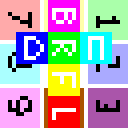
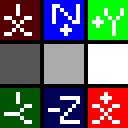
Layers edited between the first and the second 128×128 image:
hid "text", painted on it over left=8, top=8, right=120, bottom=120
added layer "-X" above "+X" over left=4, top=4, right=32, bottom=36
added layer "+X" above "-Y" over left=92, top=92, right=120, bottom=124
added layer "-Y" above "+Y" over left=4, top=92, right=32, bottom=124
added layer "+Y" above "-Z" over left=92, top=8, right=124, bottom=36
added layer "-Z" above "+Z" over left=48, top=96, right=80, bottom=124
added layer "+Z" above "Visible" over left=52, top=4, right=80, bottom=36
hid "colors", painted on it over left=0, top=0, right=128, bottom=128
hid "1", painted on it over left=8, top=8, right=120, bottom=120
renamed "grid_image.png" to "+y+z", painted on it over left=0, top=0, right=128, bottom=128
